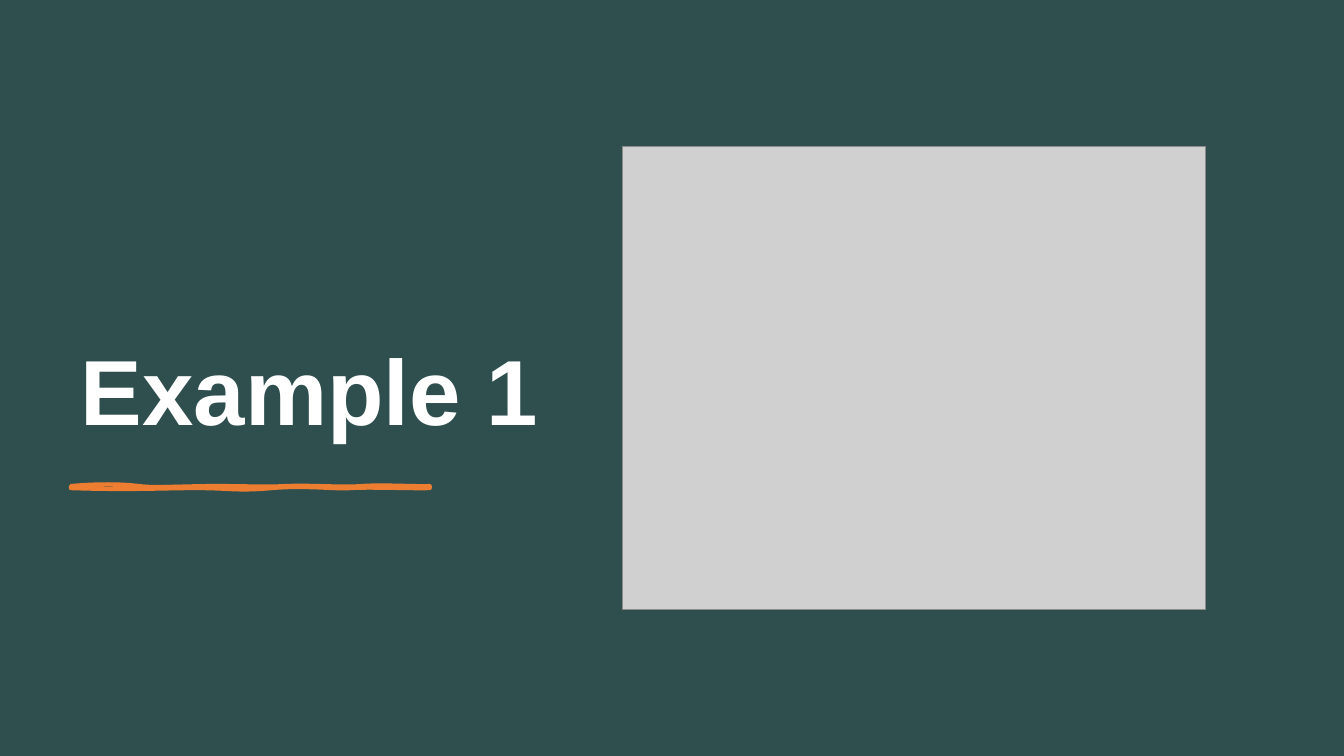
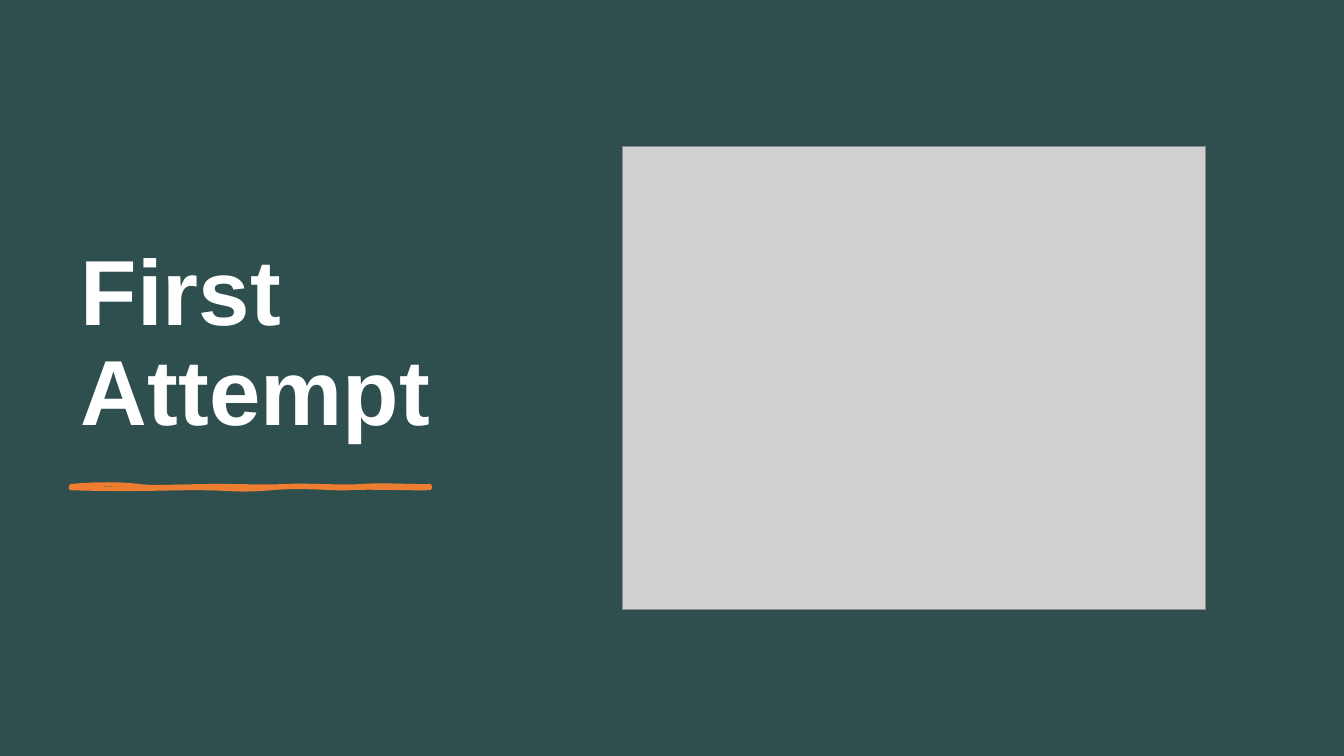
Before and after one commit to MatteoSalverio/ratlab, a slide deck: slide 14 of projects/crosswordle2/CrossWordle Presentation.pptx. Drawn at 1344x756 pixels with LibreOffice and Linux fonts; fonts in the diff are those of the drawing; grey boxes stand for pictures. Boxes give left, top, right and bottom in pixels: in the first picture for what was removed or moved away, otherwise in the second. Text is boxed around its words. In the diff, an @@ line names an element or a change of style, - is before the commit and + after.

```diff
--- a/projects/crosswordle2/CrossWordle Presentation.pptx
+++ b/projects/crosswordle2/CrossWordle Presentation.pptx
@@ title at (81, 258, 430, 442): text changed @@
-Example 1
+First Attempt
```
Also in this commit, not shown: 4 other slides changed, 2 other files.
